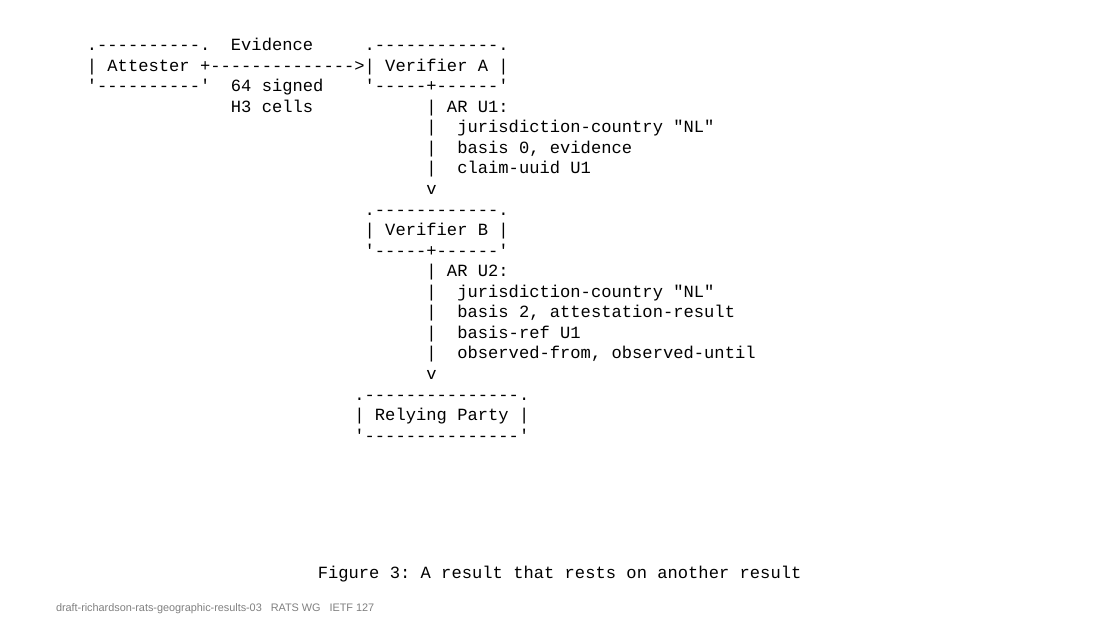
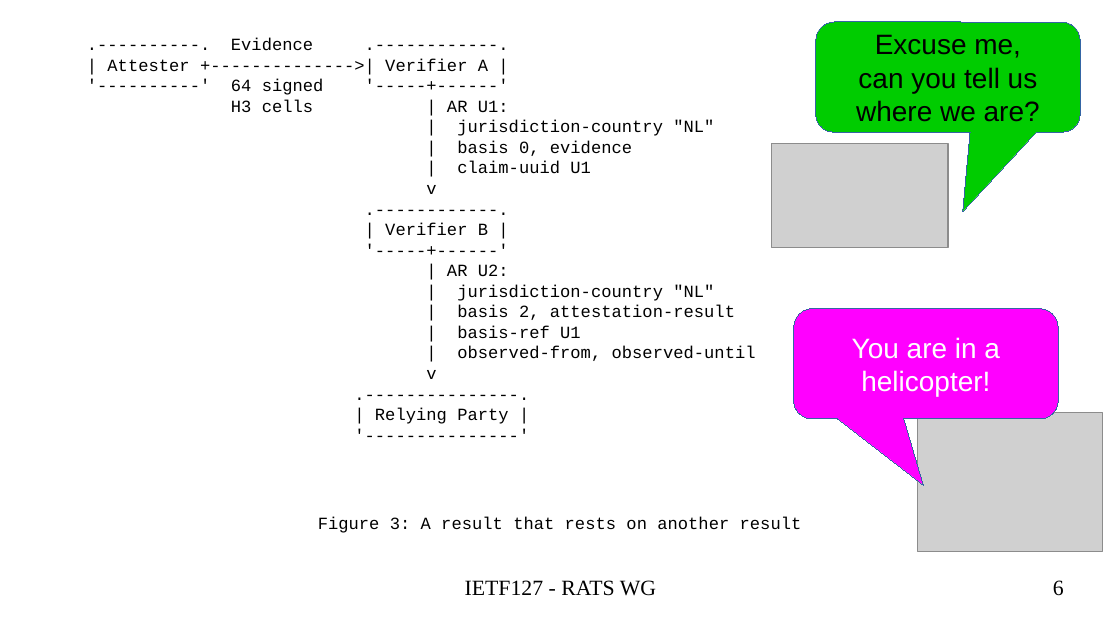
Before and after one commit to ietf-rats-wg/geographicresult, a slide deck: slide 6 of presentations/IETF127-GeographicAttestationResults.odp (slide 4 before the commit). Drawn at 1120x630 pixels with LibreOffice and Linux fonts; fonts in the diff are those of the drawing; grey boxes stand for pictures. Boxes give left, top, right and bottom in pixels: in the first picture for what was removed or moved away, otherwise in the second. Text is boxed around its words. In the diff, an @@ line names an element or a change of style, - is before the commit and + after.

```diff
--- a/presentations/IETF127-GeographicAttestationResults.odp
+++ b/presentations/IETF127-GeographicAttestationResults.odp
@@ rounded speech box added at (x1=815, y1=22, x2=1080, y2=132), fill #00CC00, outline #3465A4 0 pt, 18 pt, text #000000 @@
+Excuse me,
+can you tell us
+where we are?
@@ picture added at (x1=772, y1=143, x2=948, y2=248) @@
@@ rounded speech box added at (x1=794, y1=309, x2=1058, y2=419), fill #FF00FF, outline #3465A4 0 pt, 18 pt, text #FFFFFF @@
+You are in a helicopter!
@@ picture added at (x1=918, y1=413, x2=1103, y2=552) @@
@@ text "Figure 3: A result that ..." moved from (x1=318, y1=565, x2=802, y2=582) to (x1=318, y1=516, x2=802, y2=533) @@
@@ text added at (x1=465, y1=580, x2=656, y2=596), 14 pt, text #000000 @@
+IETF127 - RATS WG
@@ page number added at (x1=1053, y1=580, x2=1064, y2=596), 14 pt, text #000000 @@
+6
@@ text removed at (x1=56, y1=603, x2=374, y2=613) @@
-draft-richardson-rats-geographic-results-03 RATS WG IETF 127
```
Also in this commit, not shown: 4 other slides changed, 3 slides added, 2 other files.
